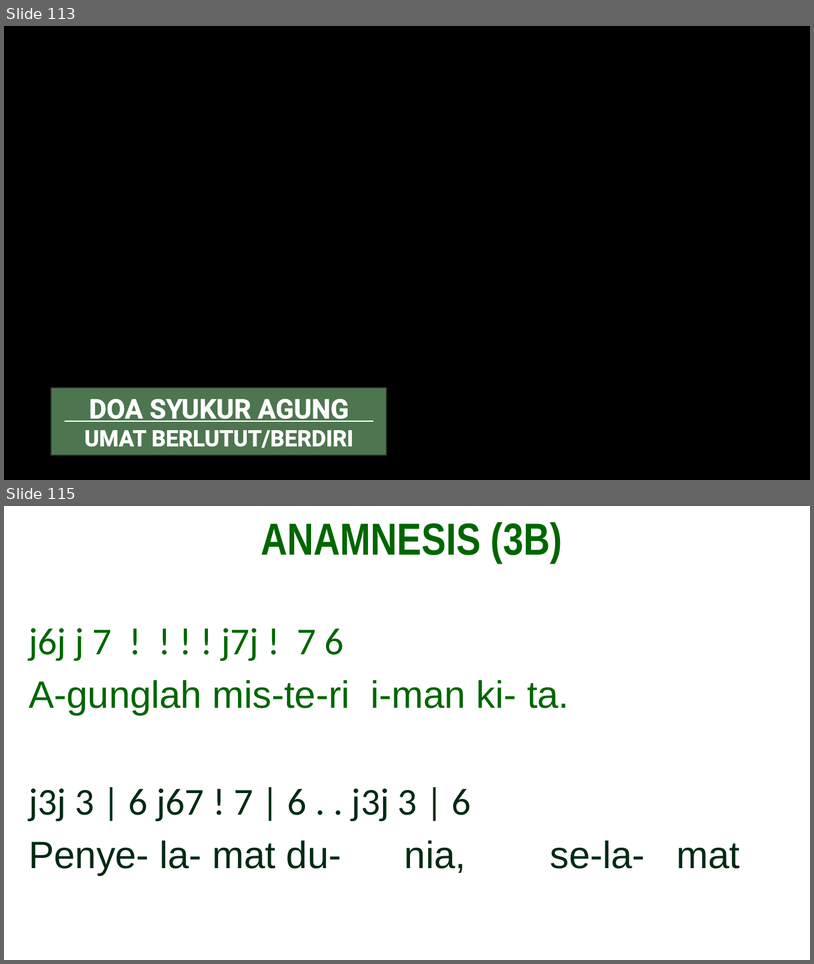
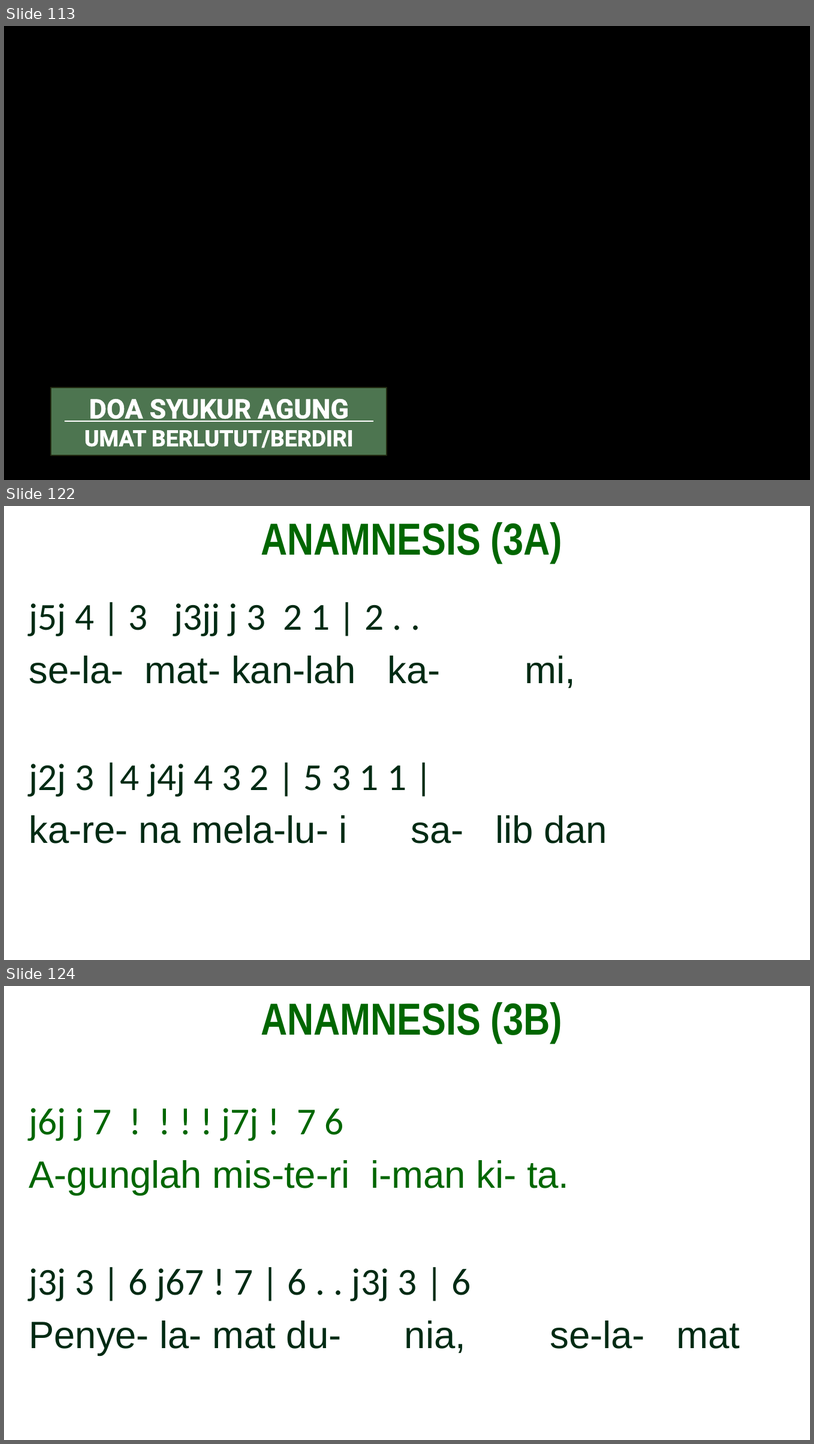
Before and after one commit to JasonEvan/Mikael-PPT-Maker, a slide deck: app/template/Template_PPT_OBS_Hijau.pptx. Shown one above the other, each under a label of ours: slides 113 and 115 before the commit, slides 113, 122 and 124 after it; the slides between them are not shown. The pictures are 814x964 and 814x1444 pixels, drawn with LibreOffice and Linux fonts; fonts in the diff are those of the drawing; background and template pictures are left out. Boxes give left, top, right and bottom in pixels: in the first picture for what was removed or moved away, otherwise in the second. Text is boxed around its words. In the diff, an @@ line names an element or a change of style, - is before the commit and + after.

Commit message:
feat: add anamnesis that dynamically chosen based on docx on OBS template

```diff
--- a/app/template/Template_PPT_OBS_Hijau.pptx
+++ b/app/template/Template_PPT_OBS_Hijau.pptx
@@ slide 122 added at (4,506,810,960), background picture (left out) @@
@@ text added at (261,522,563,562), 40 pt, text #006600, bold @@
+ANAMNESIS (3A)
@@ text added at (29,603,608,843), 34 pt, text #002A13 @@
+j5j 4 | 3 j3jj j 3 2 1 | 2 . .
+se-la- mat- kan-lah ka- mi,
+j2j 3 |4 j4j 4 3 2 | 5 3 1 1 |
+ka-re- na mela-lu- i sa- lib dan
@@ what was slide 115 is now slide 124 @@
```
Also in this commit, not shown: 8 other slides added, 5 other files.
